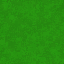
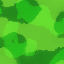
Before/after of a 64px x 64px layered artwork. What changed in the layer stack:
removed layer "图层 2" (was 20%) over [0, 0, 64, 64]
removed layer "图层 1" (was 80%) over [0, 0, 64, 64]
added layer "图层 6" (70%) above "图层 5" over [0, 0, 64, 64]
added layer "图层 5" (darken) above "背景" over [0, 0, 64, 64]
